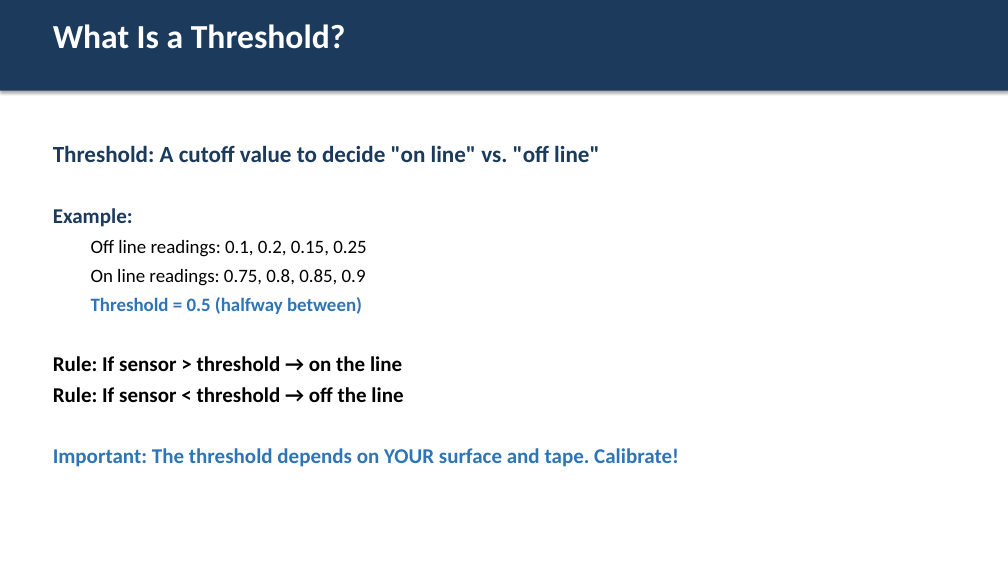
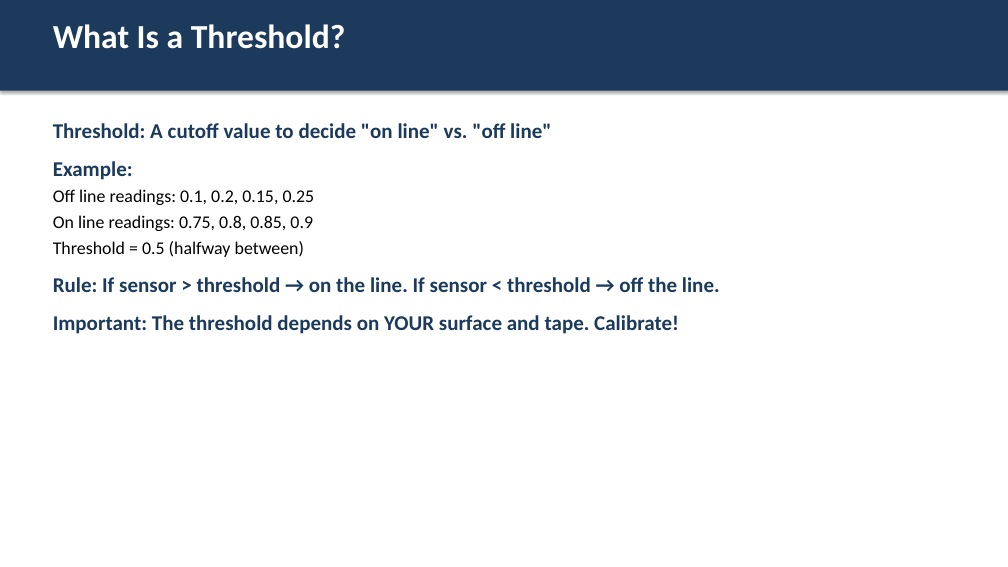
Before and after one commit to bradamiller/IntoToPython, a slide deck: slide 7 of module-02-line-tracking/slides/01-the-reflectance-sensor.pptx. Drawn at 1008x567 pixels with LibreOffice and Linux fonts; fonts in the diff are those of the drawing. Boxes give left, top, right and bottom in pixels: in the first picture for what was removed or moved away, otherwise in the second. Text is boxed around its words. In the diff, an @@ line names an element or a change of style, - is before the commit and + after.

```diff
--- a/module-02-line-tracking/slides/01-the-reflectance-sensor.pptx
+++ b/module-02-line-tracking/slides/01-the-reflectance-sensor.pptx
@@ text at box(53, 123, 679, 334): size 22 to 20 pt in "Threshold: A cutoff value to decide "on ..."; size 18 to 17 pt in "Off line readings: 0.1, 0.2, 0.15, 0.25", "On line readings: 0.75, 0.8, 0.85, 0.9", "Threshold = 0.5 (halfway between)"; text colour #2E75B6 to #000000, bold off in "Threshold = 0.5 (halfway between)"; text colour #2E75B6 to #1B3A5C in "Important: The threshold depends on YOUR surface ..."; less space between paragraphs; list level 2 to 1 in "Off line readings: 0.1, 0.2, ..."; list level 2 to 1 in "On line readings: 0.75, 0.8, ..."; list level 2 to 1 in "Threshold = 0.5 (halfway between)" @@
@@ text at box(53, 277, 720, 292): text changed; text colour #000000 to #1B3A5C @@
-Rule: If sensor > threshold → on the line
-Rule: If sensor < threshold → off the line
+Rule: If sensor > threshold → on the line. If sensor < threshold → off the line.
```
Also in this commit, not shown: 9 other slides changed, 40 other files.
